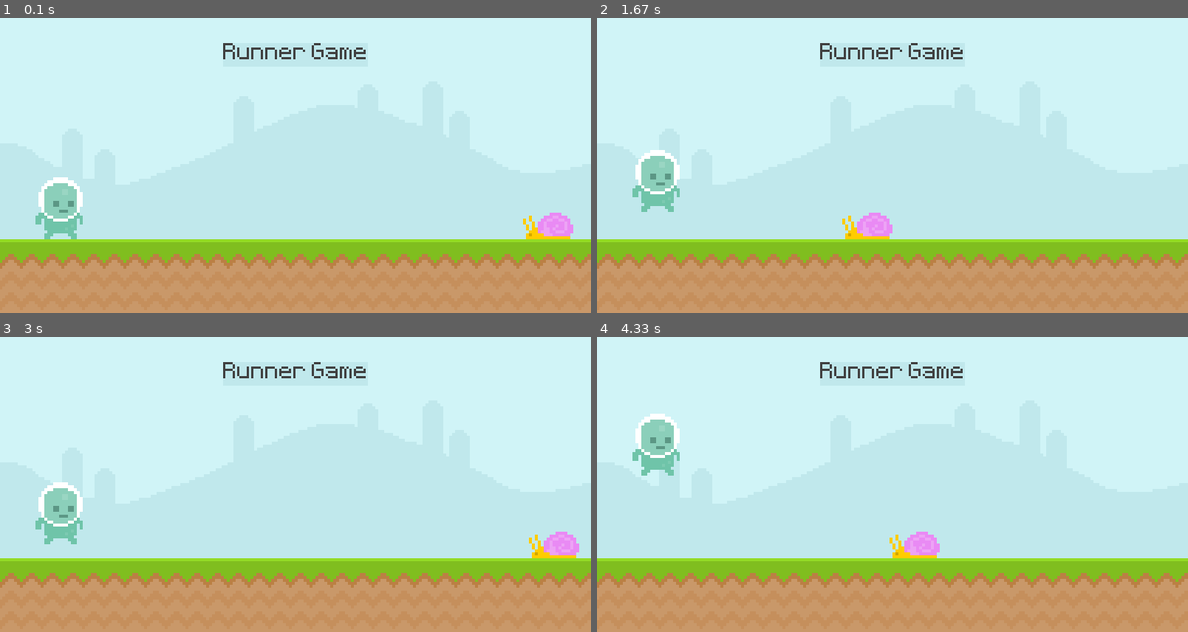
Above: before the commit, frames 1-4 (two rows, left to right).
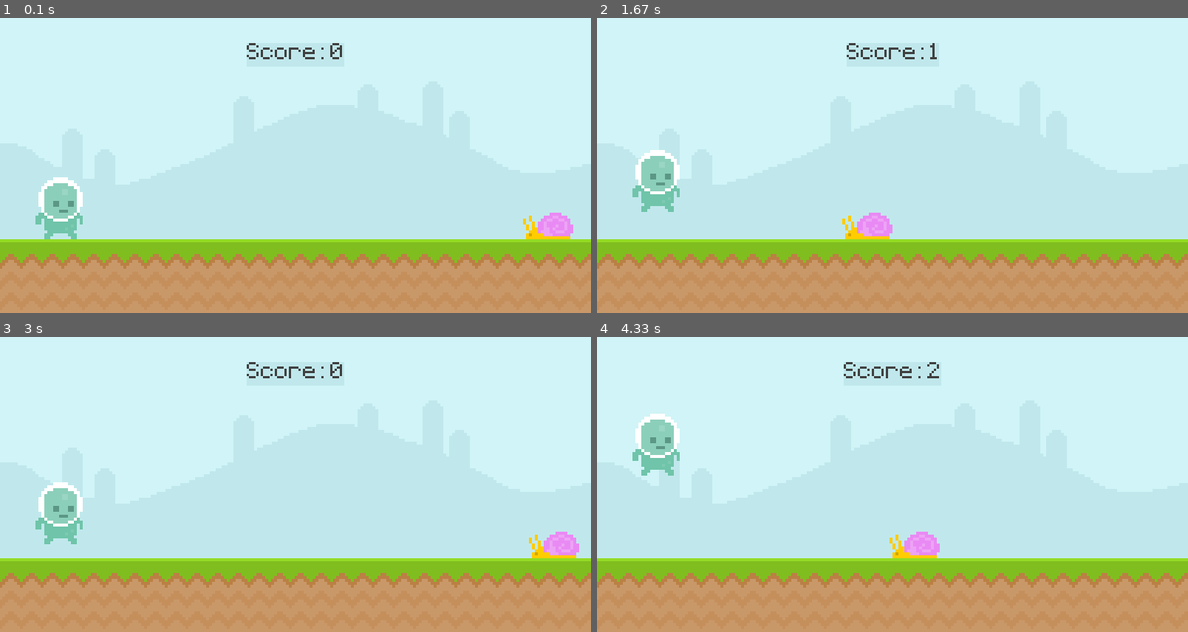
Above: after the commit, the same moments.

Repository: Computational-Simulation-Projects/Clear-Code-the-ultimate-introduction-to-PyGame
Game: pygame game, started from main.py
The game is run twice, just before and just after one commit, with the same random seed, the same clock (stepped at 60 frames per second) and the same inputs.
Inputs (mouse positions are in pixels of both pictures, inside the frame that each line leads up to):
- Up to frame 1 (0.1 s): no input
- Up to frame 2 (1.67 s): tap Space at 0.33, 0.73, 1.03, 1.57 s
- Up to frame 3 (3 s): tap Space at 1.87, 2.63, 2.97 s
- Up to frame 4 (4.33 s): tap Space at 3.27, 4.13 s; click (656, 525) at 3.78 s

The runs differ from the first frame. In frame 1, 0.5% of the frame differs, in the area x 37-62%, y 8-14%; in frame 2, 0.5%; in frame 3, 0.5%; in frame 4, 0.5%.

Commit message:
displayed-the-score-using-time-in-ticks

Diff:
--- a/main.py
+++ b/main.py
@@ -2,6 +2,24 @@
 from sys import exit
 
 from pygame import mouse
+
+
+def display_score():
+    # gives time in miliseconds since pygame.init() was called
+    current_time = (pygame.time.get_ticks() // 1000) - start_time
+
+    # True = anti-aliased && aniti-aliased is slow but looks better by smoothening the jagged edges by averaging pixels
+    # here ani-aliasing is turned off since it is a pixel art
+    score_surf = test_font.render(
+        f'Score: {current_time}', False, (64, 64, 64))
+    score_rect = score_surf.get_rect(center=(width // 2, 50))
+
+    # 2 times drawn to cover the score text since having width argument in pygame.draw.rect() stops coloring the center
+    pygame.draw.rect(screen, '#c0e8ec', score_rect)
+    pygame.draw.rect(screen, '#c0e8ec', score_rect, width=10)
+
+    screen.blit(score_surf, score_rect)
+
 
 # initialize pygame
 pygame.init()
@@ -25,11 +43,6 @@
 sky_surface = pygame.image.load('./graphics/Sky.png').convert()
 ground_surface = pygame.image.load('./graphics/Ground.png').convert()
 
-# True = anti-aliased && aniti-aliased is slow but looks better by smoothening the jagged edges by averaging pixels
-# here ani-aliasing is turned off since it is a pixel art
-score_surf = test_font.render('Runner Game', False, (64, 64, 64))
-score_rect = score_surf.get_rect(center=(width // 2, 50))
-
 # here convert() is not needed since the sprite needs transparent background
 # convert_alpha() considers th transparency / alpha values too
 snail_surf = pygame.image.load(
@@ -45,6 +58,7 @@
 # create the game loop
 game_running = True
 game_active = True
+start_time = 0
 while game_running:
     # event loop for all the player inputs
     for event in pygame.event.get():
@@ -65,22 +79,22 @@
         else:
             if event.type == pygame.KEYDOWN and event.key == pygame.K_SPACE:
                 game_active = True
+                start_time = (pygame.time.get_ticks() // 1000)
                 snail_rect.left = 800
 
     if game_active:
         # draw all the elements
         # fill the screen with black to reset the screen every frame
         screen.fill('Black')
+
         # blit (Block-Image-Transfer) is used to draw the surface on another
         # blit works on the order of the interpreter... top to bottom
         screen.blit(sky_surface, (0, 0))
         screen.blit(ground_surface, (0, 300))
 
-        # 2 times drawn to cover the score text since having width argument in pygame.draw.rect() stops coloring the center
-        pygame.draw.rect(screen, '#c0e8ec', score_rect)
-        pygame.draw.rect(screen, '#c0e8ec', score_rect, width=10)
+        # display the score
+        display_score()
 
-        screen.blit(score_surf, score_rect)
         screen.blit(snail_surf, snail_rect)
         screen.blit(player_surf, player_rect)
 
